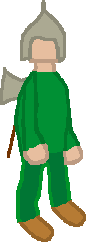
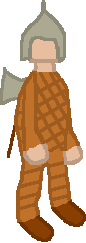
Before/after of a 86px x 243px layered artwork. What changed in the layer stack:
added layer "Wklejona warstwa" above "jednostki.png" over (14, 71, 86, 242)
